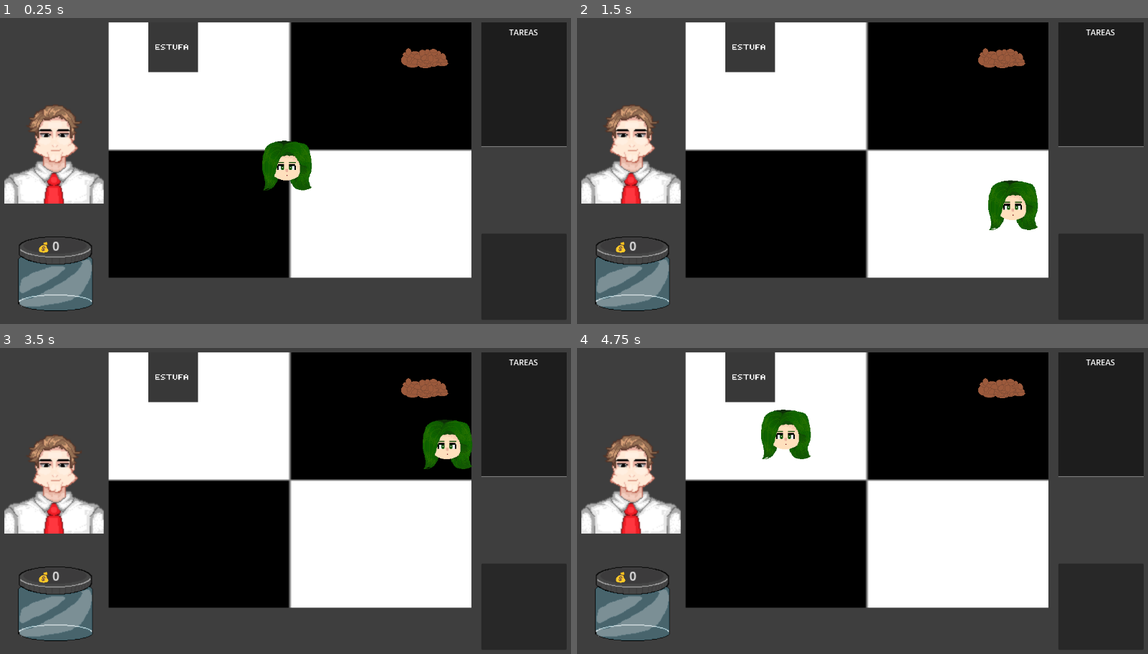
Above: before the commit, frames 1-4 (two rows, left to right).
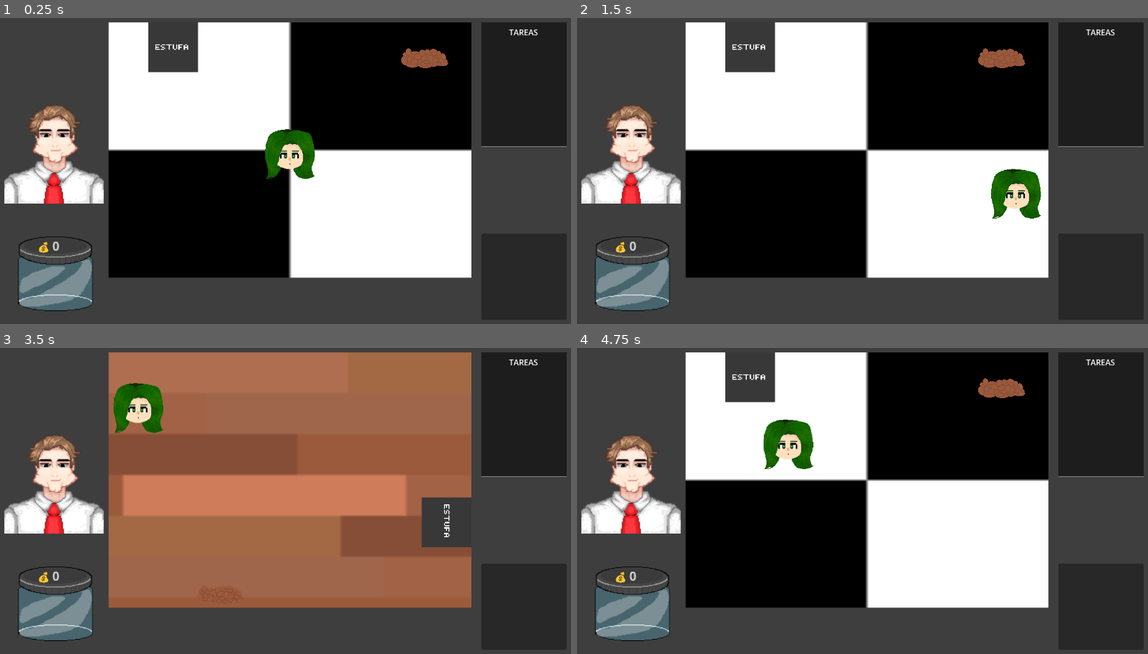
Above: after the commit, the same moments.

Repository: YaomaHG/UmizumiDevStudio
Game: Godot game, scene res://scenes/main.tscn
Same seed, same stepped clock (60 frames per second), same inputs: the game is played once before the commit and once after it.
Inputs:
- Up to frame 1 (0.25 s): no input
- Up to frame 2 (1.5 s): tap Enter (ui_accept) at 0.5, 0.77 s; hold D (move_right) 0.53-1.28 s; hold S (move_down) from 1.28 s (still down)
- Up to frame 3 (3.5 s): tap Enter (ui_accept) at 1.52, 2.75, 3.02 s; release S (move_down) at 2.03 s; hold D (move_right) 2.03-2.78 s; hold W (move_up) from 2.78 s (still down)
- Up to frame 4 (4.75 s): release W (move_up) at 3.53 s; hold A (move_left) from 3.53 s (still down); tap Enter (ui_accept) at 3.77, 4.52 s

The runs differ from the first frame. In frame 1, 1.1% of the frame differs, in the area x 45-56%, y 36-57%; in frame 2, 1.1%; in frame 3, 53%, in the area x 18-83%, y 1-86%; in frame 4, 1.0%.

Commit message:
nav entre dos cuartos

Diff:
--- a/supongamos-que-mañana-v-2/project.godot
+++ b/supongamos-que-mañana-v-2/project.godot
@@ -14,6 +14,10 @@
 run/main_scene="uid://ddy7uoqx3kg80"
 config/features=PackedStringArray("4.6", "Forward Plus")
 config/icon="res://icon.svg"
+
+[autoload]
+
+SceneManager="*uid://hpul5m881td6"
 
 [input]
 
--- /dev/null
+++ b/supongamos-que-mañana-v-2/scenes/cocina.tscn
@@ -0,0 +1,60 @@
+[gd_scene format=3 uid="uid://qh0ndpch5ar0"]
+
+[ext_resource type="Texture2D" uid="uid://ct02nh7gmb5a7" path="res://art/azulejo_cocina.png" id="1_rjqmu"]
+[ext_resource type="PackedScene" uid="uid://dkksbgdlggbe6" path="res://scenes/estufa.tscn" id="3_1yh0t"]
+[ext_resource type="PackedScene" uid="uid://c3qw1c6yyukpd" path="res://scenes/monedas.tscn" id="4_kii06"]
+[ext_resource type="PackedScene" uid="uid://c8ydgprv7jpaw" path="res://scenes/puerta.tscn" id="5_i1d44"]
+
+[sub_resource type="SegmentShape2D" id="SegmentShape2D_jawfl"]
+a = Vector2(220, 35)
+b = Vector2(950, 35)
+
+[sub_resource type="SegmentShape2D" id="SegmentShape2D_3ywm7"]
+a = Vector2(950, 35)
+b = Vector2(950, 550)
+
+[sub_resource type="SegmentShape2D" id="SegmentShape2D_5ynm2"]
+a = Vector2(220, 550)
+b = Vector2(950, 550)
+
+[sub_resource type="SegmentShape2D" id="SegmentShape2D_2ista"]
+a = Vector2(220, 35)
+b = Vector2(220, 550)
+
+[node name="Cocina" type="Node2D" unique_id=1245253303]
+
+[node name="GameArea" type="Node2D" parent="." unique_id=784229003]
+
+[node name="pared_arriba" type="StaticBody2D" parent="GameArea" unique_id=1376663949]
+
+[node name="CollisionShape2D" type="CollisionShape2D" parent="GameArea/pared_arriba" unique_id=885394186]
+shape = SubResource("SegmentShape2D_jawfl")
+
+[node name="pared_derecha" type="StaticBody2D" parent="GameArea" unique_id=1999757855]
+
+[node name="CollisionShape2D" type="CollisionShape2D" parent="GameArea/pared_derecha" unique_id=1203170077]
+shape = SubResource("SegmentShape2D_3ywm7")
+
+[node name="pared_abajo" type="StaticBody2D" parent="GameArea" unique_id=1994556862]
+
+[node name="CollisionShape2D" type="CollisionShape2D" parent="GameArea/pared_abajo" unique_id=1598767332]
+shape = SubResource("SegmentShape2D_5ynm2")
+
+[node name="pared_izquierda" type="StaticBody2D" parent="GameArea" unique_id=513432191]
+
+[node name="CollisionShape2D" type="CollisionShape2D" parent="GameArea/pared_izquierda" unique_id=641863313]
+shape = SubResource("SegmentShape2D_2ista")
+
+[node name="textura" type="Sprite2D" parent="GameArea" unique_id=191501450]
+position = Vector2(585, 292.00003)
+scale = Vector2(7.309, 5.14)
+texture = ExtResource("1_rjqmu")
+
+[node name="Estufa" parent="." unique_id=2031021868 instance=ExtResource("3_1yh0t")]
+position = Vector2(350, 85)
+
+[node name="Monedas" parent="." unique_id=1951227433 instance=ExtResource("4_kii06")]
+position = Vector2(856, 80)
+
+[node name="Puerta" parent="." unique_id=1513804328 instance=ExtResource("5_i1d44")]
+position = Vector2(945, 140)
--- a/supongamos-que-mañana-v-2/scenes/frasco.tscn
+++ b/supongamos-que-mañana-v-2/scenes/frasco.tscn
@@ -35,4 +35,3 @@
 offset_top = -49.0
 offset_right = 16.0
 offset_bottom = -26.0
-text = "💰 0"
--- a/supongamos-que-mañana-v-2/scenes/main.tscn
+++ b/supongamos-que-mañana-v-2/scenes/main.tscn
@@ -1,28 +1,13 @@
 [gd_scene format=3 uid="uid://ddy7uoqx3kg80"]
 
-[ext_resource type="PackedScene" uid="uid://dkksbgdlggbe6" path="res://scenes/estufa.tscn" id="2_0wfyh"]
-[ext_resource type="Texture2D" uid="uid://ct02nh7gmb5a7" path="res://art/azulejo_cocina.png" id="2_jyhfs"]
+[ext_resource type="Script" uid="uid://cyuo6dp3qlfgi" path="res://scripts/main.gd" id="1_o6xl0"]
 [ext_resource type="PackedScene" uid="uid://beurx26swxq73" path="res://scenes/player.tscn" id="2_sugp2"]
+[ext_resource type="PackedScene" uid="uid://qh0ndpch5ar0" path="res://scenes/cocina.tscn" id="3_sugp2"]
 [ext_resource type="PackedScene" uid="uid://doflitqdeakc6" path="res://scenes/hud_game.tscn" id="4_jyhfs"]
-[ext_resource type="PackedScene" uid="uid://c3qw1c6yyukpd" path="res://scenes/monedas.tscn" id="4_tbgi4"]
-
-[sub_resource type="SegmentShape2D" id="SegmentShape2D_0wfyh"]
-a = Vector2(220, 35)
-b = Vector2(950, 35)
-
-[sub_resource type="SegmentShape2D" id="SegmentShape2D_sugp2"]
-a = Vector2(950, 35)
-b = Vector2(950, 550)
-
-[sub_resource type="SegmentShape2D" id="SegmentShape2D_jyhfs"]
-a = Vector2(220, 550)
-b = Vector2(950, 550)
-
-[sub_resource type="SegmentShape2D" id="SegmentShape2D_tbgi4"]
-a = Vector2(220, 35)
-b = Vector2(220, 550)
+[ext_resource type="PackedScene" uid="uid://djup6cc02ygp6" path="res://scenes/sala.tscn" id="5_tbgi4"]
 
 [node name="Main" type="Node2D" unique_id=843341699]
+script = ExtResource("1_o6xl0")
 
 [node name="ColorRect" type="ColorRect" parent="." unique_id=2133371155]
 offset_left = -4.0
@@ -31,40 +16,15 @@
 offset_bottom = 653.0
 color = Color(0, 0, 0, 0.19607843)
 
-[node name="GameArea" type="Node2D" parent="." unique_id=820369025]
+[node name="HudGame" parent="." unique_id=974286322 instance=ExtResource("4_jyhfs")]
 
-[node name="pared_arriba" type="StaticBody2D" parent="GameArea" unique_id=1657562799]
+[node name="Cocina" parent="." unique_id=1245253303 instance=ExtResource("3_sugp2")]
 
-[node name="CollisionShape2D" type="CollisionShape2D" parent="GameArea/pared_arriba" unique_id=1198262647]
-shape = SubResource("SegmentShape2D_0wfyh")
-
-[node name="pared_derecha" type="StaticBody2D" parent="GameArea" unique_id=1942139509]
-
-[node name="CollisionShape2D" type="CollisionShape2D" parent="GameArea/pared_derecha" unique_id=332494898]
-shape = SubResource("SegmentShape2D_sugp2")
-
-[node name="pared_abajo" type="StaticBody2D" parent="GameArea" unique_id=1766598868]
-
-[node name="CollisionShape2D" type="CollisionShape2D" parent="GameArea/pared_abajo" unique_id=1375430717]
-shape = SubResource("SegmentShape2D_jyhfs")
-
-[node name="pared_izquierda" type="StaticBody2D" parent="GameArea" unique_id=26904886]
-
-[node name="CollisionShape2D" type="CollisionShape2D" parent="GameArea/pared_izquierda" unique_id=204690455]
-shape = SubResource("SegmentShape2D_tbgi4")
-
-[node name="textura" type="Sprite2D" parent="GameArea" unique_id=932364876]
-position = Vector2(585, 292.00003)
-scale = Vector2(7.309, 5.14)
-texture = ExtResource("2_jyhfs")
+[node name="Sala" parent="." unique_id=175745033 instance=ExtResource("5_tbgi4")]
+visible = false
 
 [node name="Player" parent="." unique_id=724834942 instance=ExtResource("2_sugp2")]
-position = Vector2(579, 323)
+position = Vector2(587, 292)
 
-[node name="Estufa" parent="." unique_id=2031021868 instance=ExtResource("2_0wfyh")]
-position = Vector2(350, 85)
-
-[node name="Monedas" parent="." unique_id=1951227433 instance=ExtResource("4_tbgi4")]
-position = Vector2(856, 80)
-
-[node name="HudGame" parent="." unique_id=974286322 instance=ExtResource("4_jyhfs")]
+[node name="Start" type="Marker2D" parent="." unique_id=1995869874]
+position = Vector2(585, 300)
--- /dev/null
+++ b/supongamos-que-mañana-v-2/scenes/puerta.tscn
@@ -0,0 +1,12 @@
+[gd_scene format=3 uid="uid://c8ydgprv7jpaw"]
+
+[ext_resource type="Script" uid="uid://byjmar4ap8xqe" path="res://scripts/puerta.gd" id="1_1b3uk"]
+
+[sub_resource type="SegmentShape2D" id="SegmentShape2D_e0qtl"]
+b = Vector2(0, 150)
+
+[node name="Puerta" type="Area2D" unique_id=1513804328]
+script = ExtResource("1_1b3uk")
+
+[node name="CollisionShape2D" type="CollisionShape2D" parent="." unique_id=294907688]
+shape = SubResource("SegmentShape2D_e0qtl")
--- /dev/null
+++ b/supongamos-que-mañana-v-2/scenes/sala.tscn
@@ -0,0 +1,74 @@
+[gd_scene format=3 uid="uid://djup6cc02ygp6"]
+
+[ext_resource type="Texture2D" uid="uid://bkr7y0efqhq21" path="res://art/piso_sala.png" id="1_ml4em"]
+[ext_resource type="PackedScene" uid="uid://dkksbgdlggbe6" path="res://scenes/estufa.tscn" id="3_fgckq"]
+[ext_resource type="PackedScene" uid="uid://c3qw1c6yyukpd" path="res://scenes/monedas.tscn" id="4_7ubti"]
+[ext_resource type="PackedScene" uid="uid://c8ydgprv7jpaw" path="res://scenes/puerta.tscn" id="7_fgckq"]
+
+[sub_resource type="GDScript" id="GDScript_ltybl"]
+script/source = "extends Node2D
+
+# Called when the node enters the scene tree for the first time.
+func _ready() -> void:
+	pass
+
+# Called every frame. 'delta' is the elapsed time since the previous frame.
+func _process(delta: float) -> void:
+	pass
+"
+
+[sub_resource type="SegmentShape2D" id="SegmentShape2D_pg3vg"]
+a = Vector2(220, 35)
+b = Vector2(950, 35)
+
+[sub_resource type="SegmentShape2D" id="SegmentShape2D_aq07l"]
+a = Vector2(950, 35)
+b = Vector2(950, 550)
+
+[sub_resource type="SegmentShape2D" id="SegmentShape2D_aqf5g"]
+a = Vector2(220, 550)
+b = Vector2(950, 550)
+
+[sub_resource type="SegmentShape2D" id="SegmentShape2D_12o68"]
+a = Vector2(220, 35)
+b = Vector2(220, 550)
+
+[node name="Sala" type="Node2D" unique_id=175745033]
+script = SubResource("GDScript_ltybl")
+
+[node name="GameArea" type="Node2D" parent="." unique_id=199388301]
+
+[node name="pared_arriba" type="StaticBody2D" parent="GameArea" unique_id=1815607308]
+
+[node name="CollisionShape2D" type="CollisionShape2D" parent="GameArea/pared_arriba" unique_id=1536056773]
+shape = SubResource("SegmentShape2D_pg3vg")
+
+[node name="pared_derecha" type="StaticBody2D" parent="GameArea" unique_id=2008760647]
+
+[node name="CollisionShape2D" type="CollisionShape2D" parent="GameArea/pared_derecha" unique_id=56656091]
+shape = SubResource("SegmentShape2D_aq07l")
+
+[node name="pared_abajo" type="StaticBody2D" parent="GameArea" unique_id=1837497407]
+
+[node name="CollisionShape2D" type="CollisionShape2D" parent="GameArea/pared_abajo" unique_id=811514770]
+shape = SubResource("SegmentShape2D_aqf5g")
+
+[node name="pared_izquierda" type="StaticBody2D" parent="GameArea" unique_id=1583598117]
+
+[node name="CollisionShape2D" type="CollisionShape2D" parent="GameArea/pared_izquierda" unique_id=1839533228]
+shape = SubResource("SegmentShape2D_12o68")
+
+[node name="textura" type="Sprite2D" parent="GameArea" unique_id=2112343781]
+position = Vector2(585, 292.00003)
+scale = Vector2(7.309, 5.14)
+texture = ExtResource("1_ml4em")
+
+[node name="Estufa" parent="." unique_id=2031021868 instance=ExtResource("3_fgckq")]
+position = Vector2(900, 377)
+rotation = 1.5707964
+
+[node name="Monedas" parent="." unique_id=1951227433 instance=ExtResource("4_7ubti")]
+position = Vector2(445, 496)
+
+[node name="Puerta" parent="." unique_id=1513804328 instance=ExtResource("7_fgckq")]
+position = Vector2(225, 140)
--- /dev/null
+++ b/supongamos-que-mañana-v-2/scripts/SceneManager.gd
@@ -0,0 +1,9 @@
+extends Node
+
+var target_spawn: String = "player_spawn"
+
+func change_to_scene(scene_path: String, spawn_name: String = "player_spawn"):
+	print("Cambiando a escena: ", scene_path)
+	print("Spawn point: ", spawn_name)
+	target_spawn = spawn_name
+	get_tree().change_scene_to_file(scene_path)
--- a/supongamos-que-mañana-v-2/scripts/main.gd
+++ b/supongamos-que-mañana-v-2/scripts/main.gd
@@ -1,15 +1,106 @@
 extends Node2D
 
+@onready var cocina = $Cocina
+@onready var sala = $Sala
+@onready var player = $Player
 
-# Called when the node enters the scene tree for the first time.
+var area_actual = "cocina"
+var cambiando_area = false  # Para evitar múltiples cambios
+
+@export var spawn_cocina: Vector2 = Vector2(880, 220)
+@export var spawn_sala: Vector2 = Vector2(280, 220)
+
 func _ready():
-	# Si tienes múltiples estufas, puedes guardarlas en un array
-	var stoves = get_tree().get_nodes_in_group("stoves")
-	print("Estufas encontradas: ", stoves.size())
+	# Buscar el Marker2D llamado "Start"
+	var start_marker = get_node_or_null("Start")
 
-# Called every frame. 'delta' is the elapsed time since the previous frame.
-func _process(delta: float) -> void:
-	pass
+	activar_cocina()
+	conectar_puertas()
 
-func new_game():
-	$Player.start($StartPosition.position)
+	if start_marker and start_marker is Marker2D:
+		# Usar la posición del Start Marker2D
+		player.global_position = start_marker.global_position
+		print("🎮 Jugador iniciado en Start Marker: ", start_marker.global_position)
+	else:
+		# Si no existe Start Marker, usar la posición de cocina por defecto
+		player.global_position = spawn_cocina
+		print("⚠️ No se encontró Start Marker, usando spawn_cocina: ", spawn_cocina)
+
+func conectar_puertas():
+	if cocina.has_node("Puerta"):
+		var puerta_cocina = cocina.get_node("Puerta")
+		if puerta_cocina.has_signal("body_entered"):
+			puerta_cocina.body_entered.connect(_on_puerta_entered.bind("sala"))
+
+	if sala.has_node("Puerta"):
+		var puerta_sala = sala.get_node("Puerta")
+		if puerta_sala.has_signal("body_entered"):
+			puerta_sala.body_entered.connect(_on_puerta_entered.bind("cocina"))
+
+func _on_puerta_entered(body, destino):
+	# Evitar cambios múltiples mientras ya estamos cambiando
+	if body == player and area_actual != destino and not cambiando_area:
+		if destino == "sala":
+			# Usar call_deferred para evitar el error
+			call_deferred("activar_sala")
+		else:
+			call_deferred("activar_cocina")
+
+func activar_cocina():
+	if cambiando_area:
+		return
+
+	cambiando_area = true
+	area_actual = "cocina"
+
+	# Desactivar sala - Usar set_deferred para cada propiedad
+	sala.visible = false
+	sala.process_mode = Node.PROCESS_MODE_DISABLED
+	desactivar_colisiones_recursivo(sala, true)
+
+	# Activar cocina
+	cocina.visible = true
+	cocina.process_mode = Node.PROCESS_MODE_INHERIT
+	desactivar_colisiones_recursivo(cocina, false)
+
+	# Mover al jugador
+	player.global_position = spawn_cocina
+	print("🟢 Cambiando a cocina - Posición: ", spawn_cocina)
+
+	# Pequeño delay para permitir que termine la física
+	await get_tree().process_frame
+	cambiando_area = false
+
+func activar_sala():
+	if cambiando_area:
+		return
+
+	cambiando_area = true
+	area_actual = "sala"
+
+	# Desactivar cocina - Usar set_deferred para cada propiedad
+	cocina.visible = false
+	cocina.process_mode = Node.PROCESS_MODE_DISABLED
+	desactivar_colisiones_recursivo(cocina, true)
+
+	# Activar sala
+	sala.visible = true
+	sala.process_mode = Node.PROCESS_MODE_INHERIT
+	desactivar_colisiones_recursivo(sala, false)
+
+	# Mover al jugador
+	player.global_position = spawn_sala
+	print("🟢 Cambiando a sala - Posición: ", spawn_sala)
+
+	# Pequeño delay para permitir que termine la física
+	await get_tree().process_frame
+	cambiando_area = false
+
+func desactivar_colisiones_recursivo(node: Node, desactivar: bool):
+	# Desactivar/activar colisiones de todos los hijos
+	for child in node.get_children():
+		if child is CollisionObject2D:
+			# Usar set_deferred para evitar el error
+			child.set_deferred("disabled", desactivar)
+		# Buscar recursivamente
+		desactivar_colisiones_recursivo(child, desactivar)
--- /dev/null
+++ b/supongamos-que-mañana-v-2/scripts/puerta.gd
@@ -0,0 +1,12 @@
+extends Area2D
+
+@export var destino: String = "cocina"  # o "sala"
+
+func _ready():
+	# Conectar la señal body_entered
+	body_entered.connect(_on_body_entered)
+
+func _on_body_entered(body):
+	if body.name == "Player":
+		# La transición se manejará desde Main
+		pass
Binary file added: supongamos-que-mañana-v-2/art/piso_sala.png
Not shown, added: supongamos-que-mañana-v-2/art/piso_sala.png.import
Not shown, added: supongamos-que-mañana-v-2/scripts/SceneManager.gd.uid
Not shown, changed: supongamos-que-mañana-v-2/scripts/main.gd.uid
Not shown, added: supongamos-que-mañana-v-2/scripts/puerta.gd.uid
